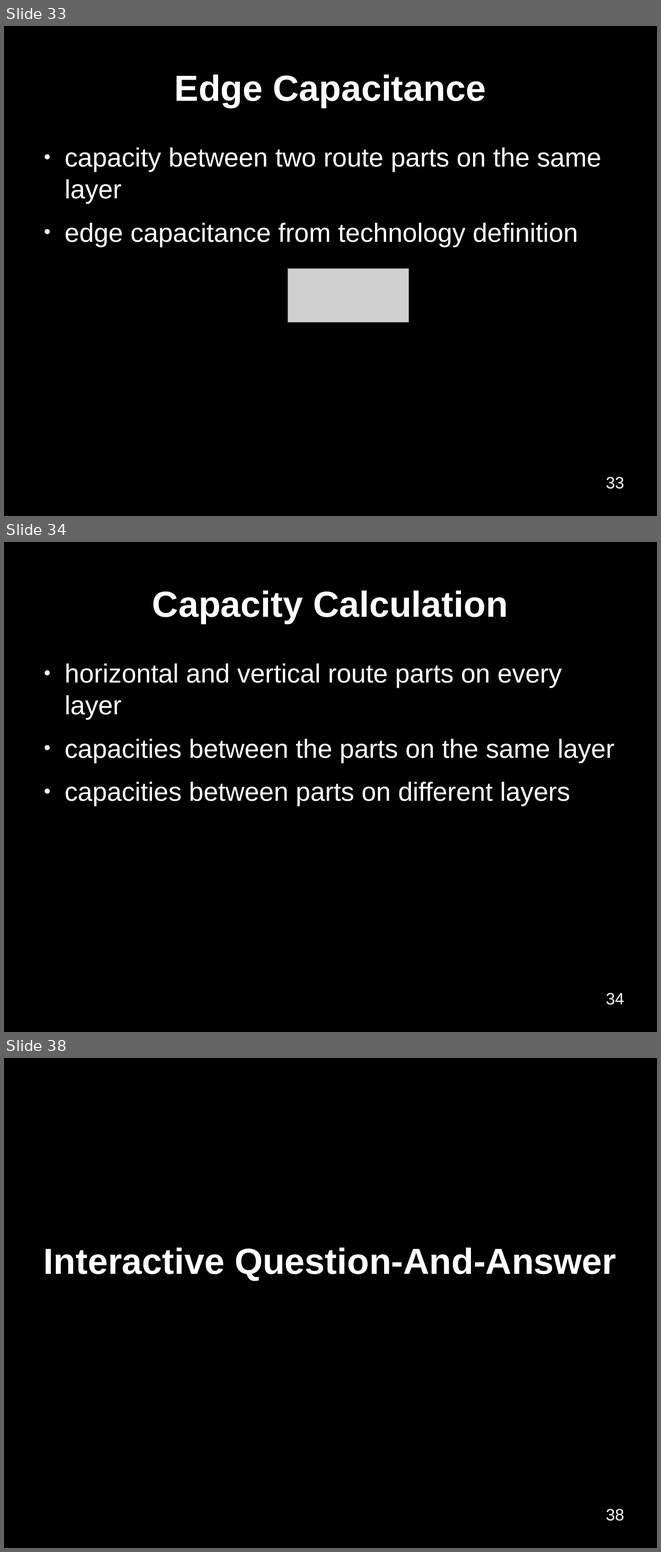
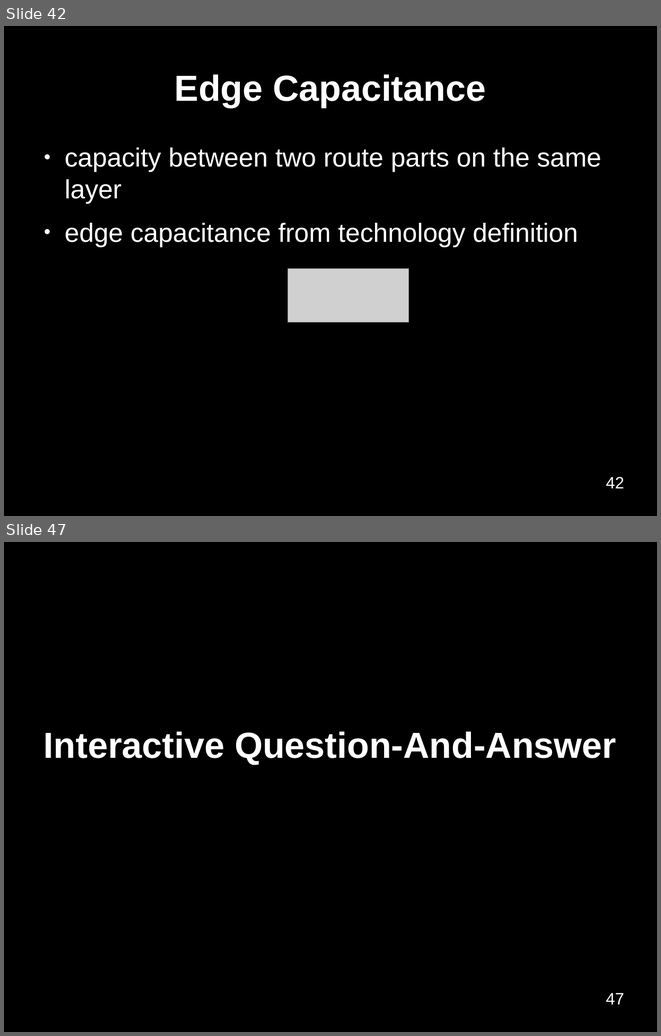
Before and after one commit to benediktibk/bachelorthesis, a slide deck: presentation.odp. Shown one above the other, each under a label of ours: slides 33, 34 and 38 before the commit, slides 42 and 47 after it; the slides between them are not shown. The pictures are 661x1552 and 661x1036 pixels, drawn with LibreOffice and Linux fonts; fonts in the diff are those of the drawing; grey boxes stand for pictures; background and template pictures are left out. Boxes give left, top, right and bottom in pixels: in the first picture for what was removed or moved away, otherwise in the second. Text is boxed around its words. In the diff, an @@ line names an element or a change of style, - is before the commit and + after.

```diff
--- a/presentation.odp
+++ b/presentation.odp
@@ slide 34 removed at <box>4,542,657,1032</box>, background #000000 @@
@@ title removed at <box>152,590,508,623</box> @@
-Capacity Calculation
@@ text removed at <box>64,663,615,806</box> @@
-● horizontal and vertical route parts on every layer
-● capacities between the parts on the same layer
-● capacities between parts on different layers
@@ page number removed at <box>606,992,625,1005</box> @@
-34
@@ what was slide 33 is now slide 42 @@
@@ page number at <box>606,476,625,488</box>: text changed @@
-33
+42
@@ what was slide 38 is now slide 47 @@
@@ page number at <box>606,992,625,1004</box>: text changed @@
-38
+47
```
Also in this commit, not shown: 9 slides changed, 10 slides added, 1 other slide removed.
